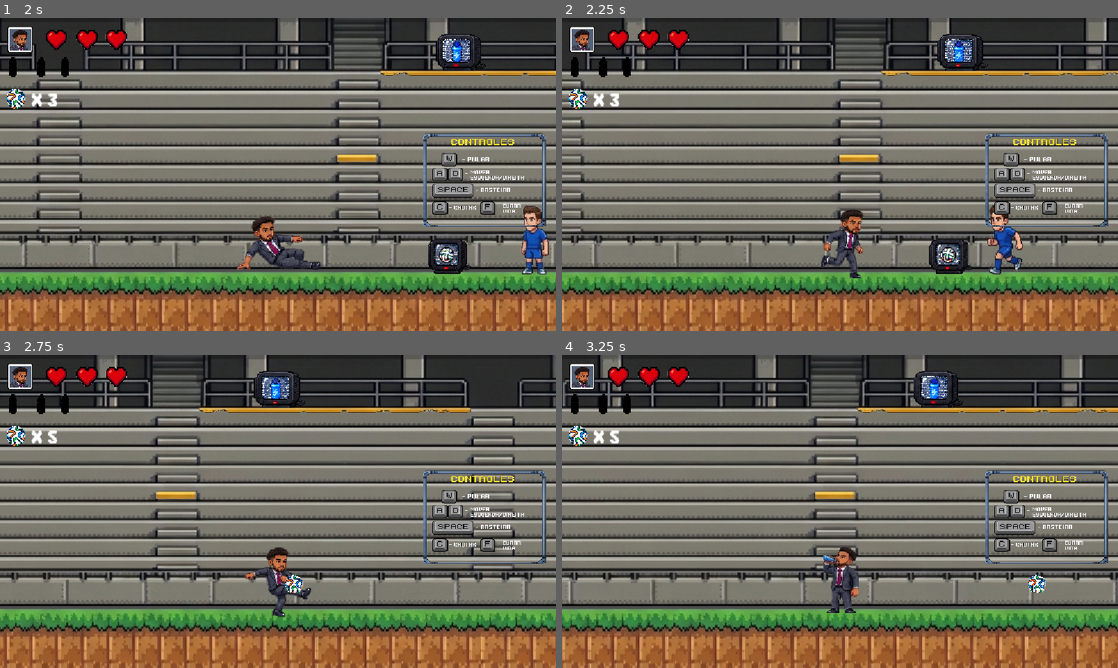
Above: before the commit, frames 1-4 (two rows, left to right).
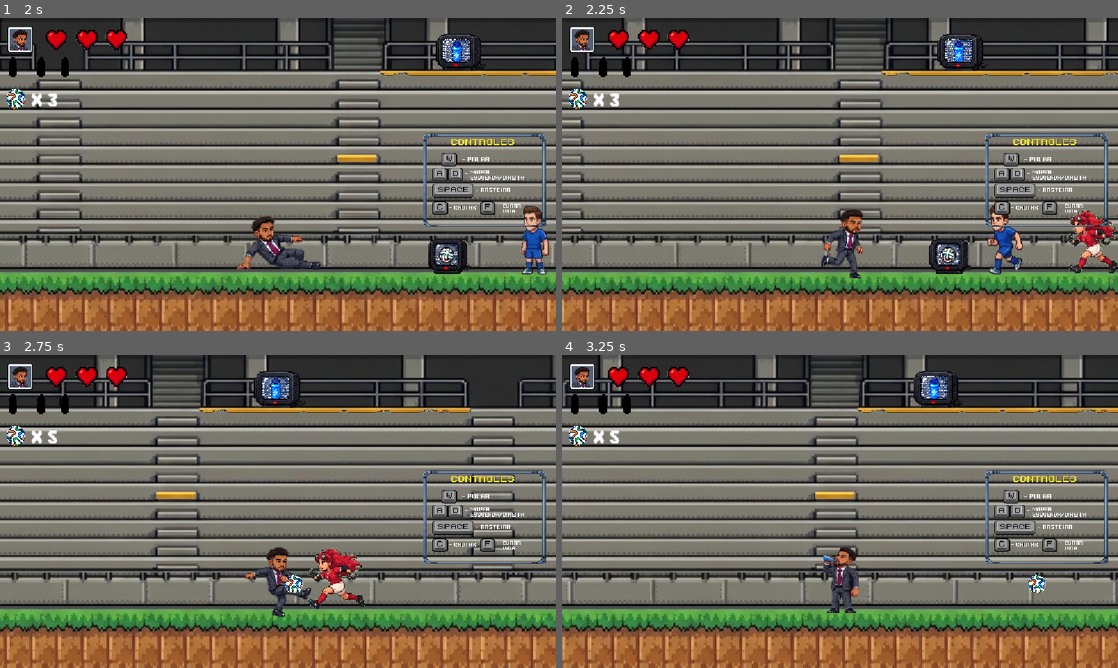
Above: after the commit, the same moments.

Repository: MicaelDosSantoss/AventurasDeUmJogador
Game: Godot game, scene res://Telas/Tela Principal/Tela_Principal.tscn
Same seed, same stepped clock (60 frames per second), same inputs: the game is played once before the commit and once after it.
Inputs (mouse positions are in pixels of both pictures, inside the frame that each line leads up to):
- Up to frame 1 (2 s): click (278, 193) at 0.5 s; hold Right (ir_para_direita) from 1.28 s (still down); hold Space (carrinho) from 1.28 s (still down); tap Up (pular) at 1.52 s
- Up to frame 2 (2.25 s): keep holding Right (ir_para_direita); release Space (carrinho) at 2.03 s; tap C (chutar) at 2.1 s
- Up to frame 3 (2.75 s): keep holding Right (ir_para_direita); tap Up (pular) at 2.27 s
- Up to frame 4 (3.25 s): release Right (ir_para_direita) at 2.78 s; hold Left (ir_para_esquerda) from 2.78 s (still down); hold F (curar_vida) from 2.78 s (still down)

Frame 1 is identical in both runs. In frame 2, 0.9% of the frame differs, in the area x 90-100%, y 61-82%; in frame 3, 1.0%, in the area x 55-66%, y 62-82%; in frame 4, nothing differs.

Commit message:
Implementação do Inimigo Goleiro.

Diff:
--- a/Aventura no Futebol/Inimigos/Inimigo (Atacante)/personagem_(atacante).gd
+++ b/Aventura no Futebol/Inimigos/Inimigo (Atacante)/personagem_(atacante).gd
@@ -49,6 +49,7 @@
 	move_and_slide()
 
 func Dano_atacante_personagem(body: Node2D) -> void:
+	print("De")
 	if(body.name == "Personagem"):
 		body.receber_dano()
 		await get_tree().create_timer(10.0).timeout
--- /dev/null
+++ b/Aventura no Futebol/Inimigos/Inimigo (Goleiro)/Inimigo_Goleiro.tscn
@@ -0,0 +1,147 @@
+[gd_scene format=3 uid="uid://1fppq3q8tfm2"]
+
+[ext_resource type="Script" uid="uid://c14mckx72wqsb" path="res://Inimigos/Inimigo (Goleiro)/personagem_(goleiro).gd" id="1_5nkju"]
+[ext_resource type="Texture2D" uid="uid://345agiwwqhl6" path="res://Inimigos/Inimigo (Goleiro)/Sprint_Goleiro.png" id="2_b4s55"]
+
+[sub_resource type="RectangleShape2D" id="RectangleShape2D_l42ct"]
+size = Vector2(50, 110.5)
+
+[sub_resource type="Animation" id="Animation_evb82"]
+resource_name = "Goleiro (Atacando)"
+length = 0.4
+loop_mode = 1
+step = 0.2
+tracks/0/type = "value"
+tracks/0/imported = false
+tracks/0/enabled = true
+tracks/0/path = NodePath("Personagem (Goleiro)/Sprite2D:region_rect")
+tracks/0/interp = 1
+tracks/0/loop_wrap = true
+tracks/0/keys = {
+"times": PackedFloat32Array(0, 0.2),
+"transitions": PackedFloat32Array(1, 1),
+"update": 1,
+"values": [Rect2(74, 577, 233, 243), Rect2(376, 619, 314, 192)]
+}
+tracks/1/type = "value"
+tracks/1/imported = false
+tracks/1/enabled = true
+tracks/1/path = NodePath("Personagem (Goleiro)/Area2D/CollisionShape2D:disabled")
+tracks/1/interp = 1
+tracks/1/loop_wrap = true
+tracks/1/keys = {
+"times": PackedFloat32Array(0, 0.4),
+"transitions": PackedFloat32Array(1, 1),
+"update": 1,
+"values": [false, true]
+}
+
+[sub_resource type="Animation" id="Animation_tgb4f"]
+resource_name = "Goleiro (Correndo)"
+loop_mode = 1
+step = 0.2
+tracks/0/type = "value"
+tracks/0/imported = false
+tracks/0/enabled = true
+tracks/0/path = NodePath("Personagem (Goleiro)/Sprite2D:region_rect")
+tracks/0/interp = 1
+tracks/0/loop_wrap = true
+tracks/0/keys = {
+"times": PackedFloat32Array(0, 0.2, 0.4, 0.6, 0.8),
+"transitions": PackedFloat32Array(1, 1, 1, 1, 1),
+"update": 1,
+"values": [Rect2(31, 312, 161, 188), Rect2(255, 309, 158, 191), Rect2(433, 311, 176, 185), Rect2(686, 302, 165, 185), Rect2(892, 303, 154, 185)]
+}
+
+[sub_resource type="Animation" id="Animation_hv1qd"]
+resource_name = "Goleiro (Parado)"
+length = 0.39999999999999997
+loop_mode = 1
+step = 0.2
+tracks/0/type = "value"
+tracks/0/imported = false
+tracks/0/enabled = true
+tracks/0/path = NodePath("Personagem (Goleiro)/Sprite2D:region_rect")
+tracks/0/interp = 1
+tracks/0/loop_wrap = true
+tracks/0/keys = {
+"times": PackedFloat32Array(0, 0.2),
+"transitions": PackedFloat32Array(1, 1),
+"update": 1,
+"values": [Rect2(77, 80, 143, 199), Rect2(248, 79, 155, 202)]
+}
+
+[sub_resource type="Animation" id="Animation_rqv2u"]
+length = 0.001
+tracks/0/type = "value"
+tracks/0/imported = false
+tracks/0/enabled = true
+tracks/0/path = NodePath("Personagem (Goleiro)/Sprite2D:region_rect")
+tracks/0/interp = 1
+tracks/0/loop_wrap = true
+tracks/0/keys = {
+"times": PackedFloat32Array(0),
+"transitions": PackedFloat32Array(1),
+"update": 0,
+"values": [Rect2(77, 80, 143, 199)]
+}
+tracks/1/type = "value"
+tracks/1/imported = false
+tracks/1/enabled = true
+tracks/1/path = NodePath("Personagem (Goleiro)/Area2D/CollisionShape2D:disabled")
+tracks/1/interp = 1
+tracks/1/loop_wrap = true
+tracks/1/keys = {
+"times": PackedFloat32Array(0),
+"transitions": PackedFloat32Array(1),
+"update": 1,
+"values": [false]
+}
+
+[sub_resource type="AnimationLibrary" id="AnimationLibrary_1nqvt"]
+_data = {
+&"Goleiro (Atacando)": SubResource("Animation_evb82"),
+&"Goleiro (Correndo)": SubResource("Animation_tgb4f"),
+&"Goleiro (Parado)": SubResource("Animation_hv1qd"),
+&"RESET": SubResource("Animation_rqv2u")
+}
+
+[sub_resource type="RectangleShape2D" id="RectangleShape2D_8je1c"]
+size = Vector2(101, 39)
+
+[node name="InimigoGoleiro" type="Node2D" unique_id=1521185127]
+
+[node name="Personagem (Goleiro)" type="CharacterBody2D" parent="." unique_id=355492279]
+collision_layer = 4
+script = ExtResource("1_5nkju")
+
+[node name="Sprite2D" type="Sprite2D" parent="Personagem (Goleiro)" unique_id=394940318]
+position = Vector2(56.211536, 43.394474)
+scale = Vector2(0.6674424, 0.691609)
+texture = ExtResource("2_b4s55")
+region_enabled = true
+region_rect = Rect2(77, 80, 143, 199)
+
+[node name="CollisionShape2D" type="CollisionShape2D" parent="Personagem (Goleiro)" unique_id=1156150738]
+position = Vector2(36, 55.75)
+shape = SubResource("RectangleShape2D_l42ct")
+
+[node name="AnimationPlayer" type="AnimationPlayer" parent="Personagem (Goleiro)" unique_id=1463267444]
+root_node = NodePath("../..")
+libraries/ = SubResource("AnimationLibrary_1nqvt")
+
+[node name="RayCast2D" type="RayCast2D" parent="Personagem (Goleiro)" unique_id=1508673460]
+position = Vector2(-65, 69)
+scale = Vector2(4.2, 6.76)
+target_position = Vector2(57.14286, 0.14792919)
+collision_mask = 2
+
+[node name="Area2D" type="Area2D" parent="Personagem (Goleiro)" unique_id=1052155991]
+collision_layer = 4
+collision_mask = 2
+
+[node name="CollisionShape2D" type="CollisionShape2D" parent="Personagem (Goleiro)/Area2D" unique_id=719029726]
+position = Vector2(41.5, -17.5)
+shape = SubResource("RectangleShape2D_8je1c")
+
+[connection signal="body_entered" from="Personagem (Goleiro)/Area2D" to="Personagem (Goleiro)" method="Dano_do_Personagem"]
--- /dev/null
+++ b/Aventura no Futebol/Inimigos/Inimigo (Goleiro)/personagem_(goleiro).gd
@@ -0,0 +1,43 @@
+extends CharacterBody2D
+
+var velocidade       = 300
+var direcao_inimigo3 = 1
+var gravidade        = 10
+var forcao_pulo      = 250
+
+func _process(delta: float) -> void:
+	velocity.y += gravidade
+
+	var personagem = get_tree().root.get_node("Fase/Jogador/Personagem")
+	var personagem_pos_x = personagem.global_position.x
+
+	if (is_on_floor() and velocidade>0):
+		if (global_position.x < personagem_pos_x):
+			direcao_inimigo3 = 1
+			$Sprite2D.flip_h = false
+		else:
+			direcao_inimigo3 = -1
+			$Sprite2D.flip_h = true
+
+		if ($RayCast2D.get_collider()!=null):
+			if ($RayCast2D.get_collider().name=="Personagem"):
+				$AnimationPlayer.play("Goleiro (Atacando)")
+				velocity.y = -forcao_pulo
+		else:
+			$AnimationPlayer.play("Goleiro (Correndo)")
+
+	print(personagem.global_position.y)
+	if (personagem.global_position.y < 200):
+		velocidade = 0
+		$AnimationPlayer.play("Goleiro (Parado)")
+	else:
+		velocidade = 300
+
+	velocity.x  = velocidade * direcao_inimigo3
+
+	move_and_slide()
+
+
+func Dano_do_Personagem(body: Node2D) -> void:
+	if(body.name == "Personagem"):
+		body.receber_dano()
--- a/Aventura no Futebol/cena_fase.tscn
+++ b/Aventura no Futebol/cena_fase.tscn
@@ -11,6 +11,7 @@
 [ext_resource type="PackedScene" uid="uid://cp2dc6ckovvj2" path="res://coletavel_garrafas.tscn" id="8_b52ro"]
 [ext_resource type="PackedScene" uid="uid://duws67sos7odu" path="res://Inimigos/Inimigo (Atacante)/inimigo_atacante.tscn" id="10_qfbne"]
 [ext_resource type="PackedScene" uid="uid://d0rhxtol5hrgm" path="res://Inimigos/Inimigo (Juiz)/inimigo_juiz.tscn" id="11_k3apr"]
+[ext_resource type="PackedScene" uid="uid://1fppq3q8tfm2" path="res://Inimigos/Inimigo (Goleiro)/Inimigo_Goleiro.tscn" id="12_a81b3"]
 
 [sub_resource type="RectangleShape2D" id="RectangleShape2D_l42ct"]
 size = Vector2(156.5, 1388.75)
@@ -95,3 +96,6 @@
 
 [node name="InimigoJuiz" parent="." unique_id=1102260483 instance=ExtResource("11_k3apr")]
 position = Vector2(1968, -287)
+
+[node name="InimigoGoleiro" parent="." unique_id=1521185127 instance=ExtResource("12_a81b3")]
+position = Vector2(1566, 285)
Binary file changed: Aventura no Futebol/Inimigos/Inimigo (Goleiro)/Sprint_Goleiro.png
Not shown, added: Aventura no Futebol/Inimigos/Inimigo (Goleiro)/Sprint_Goleiro.png.import
Not shown, added: Aventura no Futebol/Inimigos/Inimigo (Goleiro)/personagem_(goleiro).gd.uid
